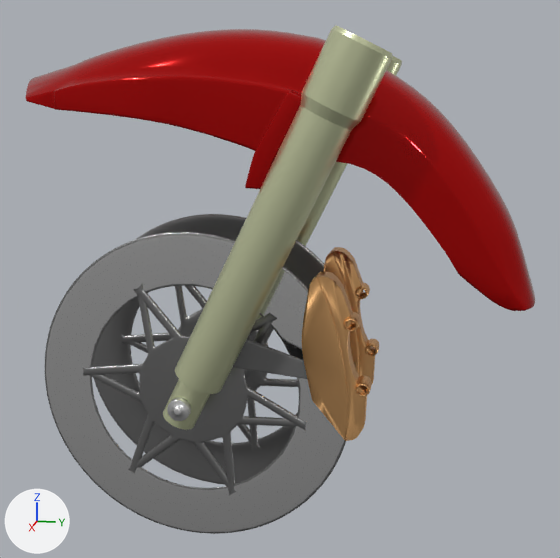
The OBJ model DITEngine3D_DX11/Asset/model/CB400SF/CB400SF_FrontFender.obj, before and after one commit.
One viewpoint serves both versions: a 50 mm lens placed at (97.4, -72.9, 78.8), pointed at (-0.7, -92.5, 54.3). Arrows for +X, +Y and +Z are at lower left; the lights stay in place. Where no turn or scale is listed for an object, it has been applied to the vertices. Vertices at the same position are counted once.

The first picture shows 'FrontFender'.
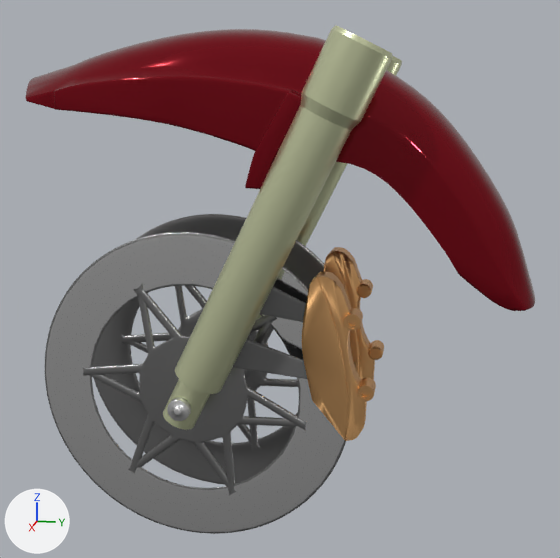
What changed in the scene script:
```text
Change mat_tank:
    mat_tank.base_color: (0.5, 0.0, 0.0) -> (0.23, 0.00129, 0.00935)  # red #bc0000 -> red #840418
Change me_frontfender:
    used by ob_frontfender; location = (0.0, 0.0, 0.0)
    remove me_frontfender.from_pydata(...)  # 13185 vertices, 25621 faces; spans x -14.6..14.1, y -125.2..-60.4, z 19.9..85.9
    add me_frontfender.from_pydata(...)  # 11865 vertices, 23145 faces; spans x -14.6..14.1, y -125.2..-60.4, z 19.9..85.9
    me_frontfender part 1: 13 vertices moved from x 5.7..8.8, y -82.9..-79.9, z 43.4..52.1 to x 5.9..8.9, y -82.9..-79.9, z 43.4..52.2; 1080 vertices removed from x 5.6..8.8, y -83.0..-79.5, z 42.2..52.3; 426 vertices added at x 5.9..8.9, y -82.9..-79.1, z 41.9..52.8
    me_frontfender part 2: 46 vertices moved from x -9.1..-6.0, y -82.9..-79.8, z 42.4..52.4 to x -9.0..-6.0, y -82.9..-79.8, z 42.3..52.5; 1043 vertices removed from x -9.1..-5.9, y -83.2..-79.7, z 42.3..52.4; 377 vertices added at x -9.0..-6.0, y -82.9..-79.1, z 41.9..52.8
    me_frontfender part 3: 960 faces spanning x 8.1..9.3, y -94.7..-86.8, z 51.2..56.4 switch from mat_cilindr (cyan #7aaaad) to mat_blackparts (dark grey #676767)
```

Where the change shows, as pixel boxes [x1, y1, x2, y2] in the pictures (560 x 558 px):
'FrontFender', recoloured, reshaped: [25, 25, 535, 534] in both
part 1 of me_frontfender, cut back: before [344, 312, 372, 397]; after [344, 308, 376, 401]
part 2 of me_frontfender, cut back: before [355, 283, 379, 356]; after [357, 279, 384, 360]
part 3 of me_frontfender, recoloured: [260, 287, 306, 322] in both
